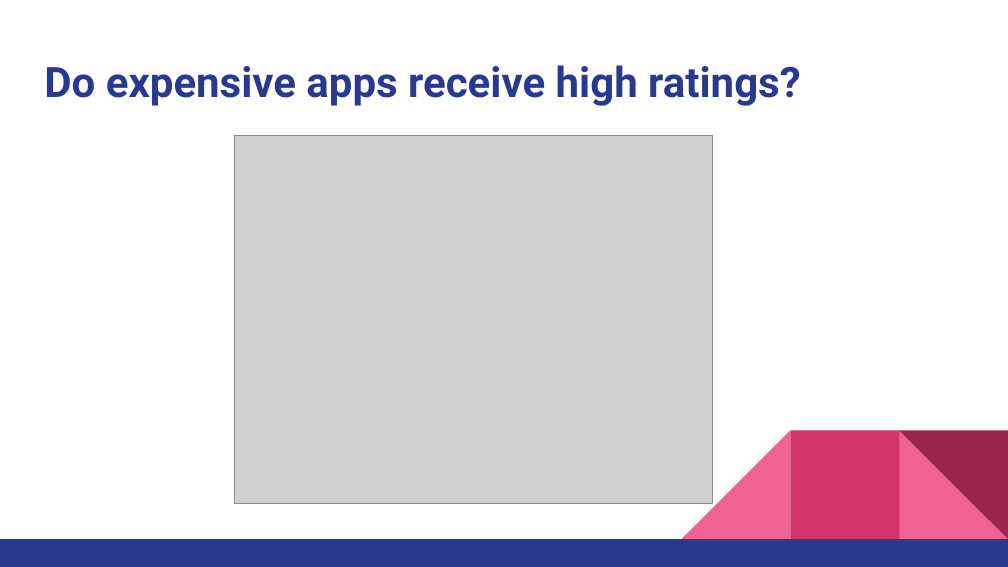
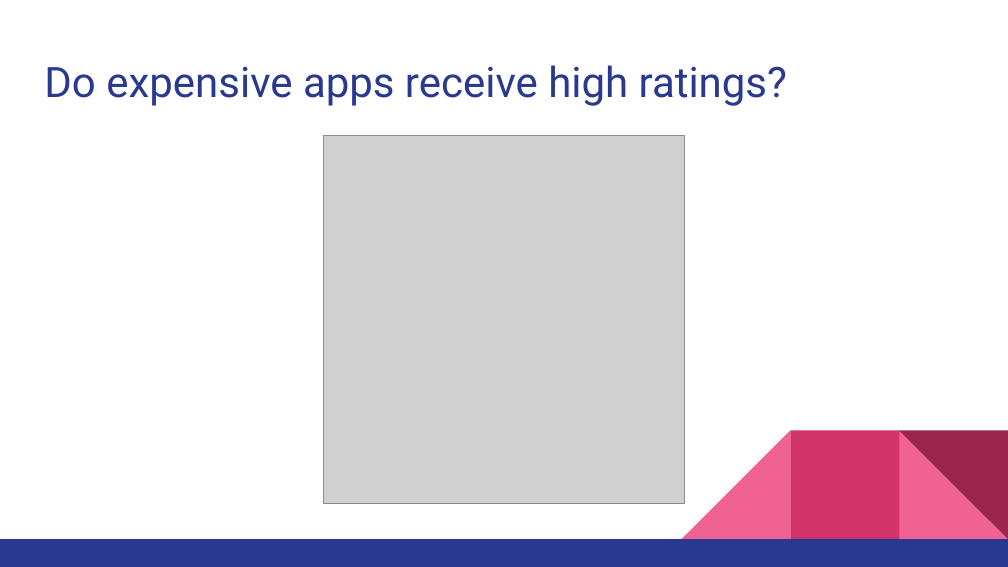
Before and after one commit to ryanhfrench/portfolio, a slide deck: slide 7 of analyzing_key_indicators_of_high_app_reviews/presentation.pptx. Drawn at 1008x567 pixels with LibreOffice and Linux fonts; fonts in the diff are those of the drawing; grey boxes stand for pictures. Boxes give left, top, right and bottom in pixels: in the first picture for what was removed or moved away, otherwise in the second. Text is boxed around its words. In the diff, an @@ line names an element or a change of style, - is before the commit and + after.

Commit message:
Updating apps presentation

```diff
--- a/analyzing_key_indicators_of_high_app_reviews/presentation.pptx
+++ b/analyzing_key_indicators_of_high_app_reviews/presentation.pptx
@@ title "Do expensive apps receive high ..." at (44, 65, 787, 106): bold off @@
@@ picture: place and size @@
-picture at (234, 136, 713, 504)
+picture at (324, 136, 683, 504)
```
Also in this commit, not shown: 5 other slides changed, 4 other files.
